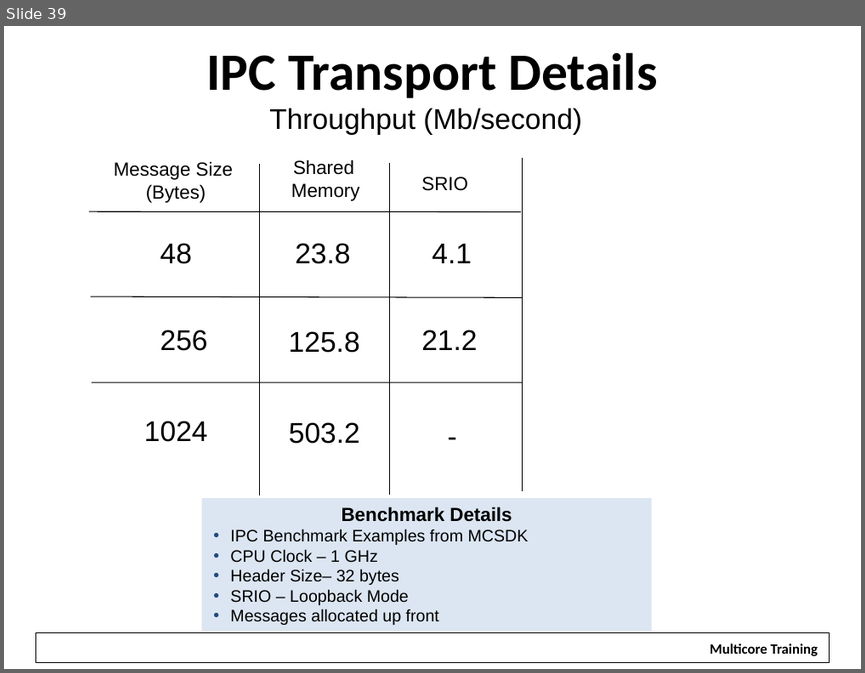
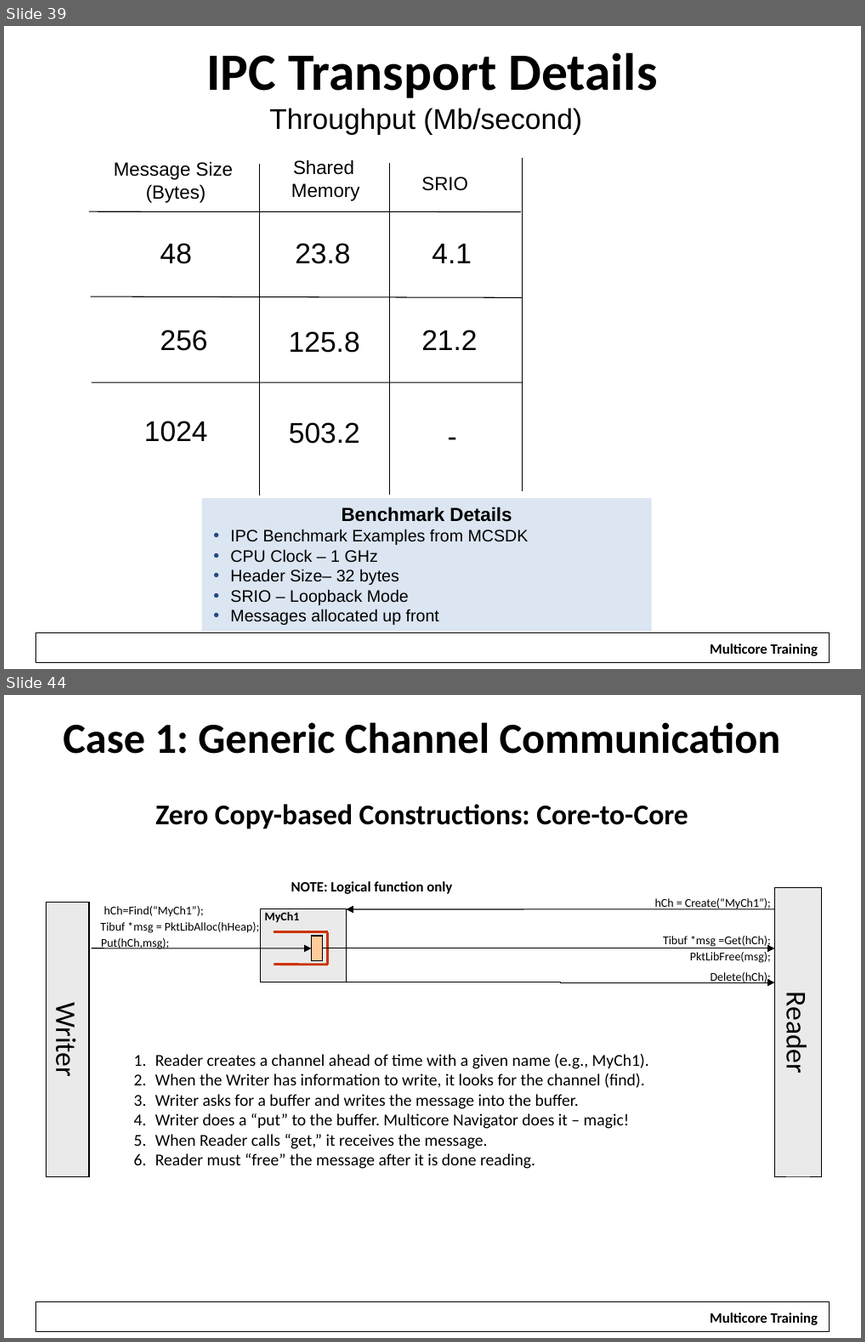
Before and after one commit to hari1989/keystone-workshop, a slide deck: preliminary/Working/presentations/KeyStoneII_ IPC.pptx. Shown one above the other, each under a label of ours: slide 39 before the commit, slides 39 and 44 after it; the slides between them are not shown. The pictures are 865x673 and 865x1342 pixels, drawn with LibreOffice and Linux fonts; fonts in the diff are those of the drawing; background and template pictures are left out. Boxes give left, top, right and bottom in pixels: in the first picture for what was removed or moved away, otherwise in the second. Text is boxed around its words. In the diff, an @@ line names an element or a change of style, - is before the commit and + after.

```diff
--- a/preliminary/Working/presentations/KeyStoneII_ IPC.pptx
+++ b/preliminary/Working/presentations/KeyStoneII_ IPC.pptx
@@ slide 44 added at (4,695,861,1338), background #FFFFFF; not listed: 2 template elements that a slide beside it also shows @@
@@ title added at (63,722,781,829), 24 pt, text #000000, bold @@
+Case 1: Generic Channel Communication
+Zero Copy-based Constructions: Core-to-Core
@@ text added at (291,881,452,894), 12 pt, text #000000, bold @@
+NOTE: Logical function only
@@ text added at (655,898,771,910), 10 pt, text #000000 @@
+hCh = Create(“MyCh1”);
@@ rectangle added at (774,888,822,1178), fill #EAEAEA, outline #000000 0.75 pt, 24 pt, text #000000 @@
+Reader
@@ rectangle added at (46,902,89,1178), fill #EAEAEA, outline #000000 0.75 pt, 24 pt, text #000000 @@
+Writer
@@ text added at (100,922,259,933), 10 pt, text #000000 @@
+Tibuf *msg = PktLibAlloc(hHeap);
@@ text added at (104,906,204,917), 10 pt, text #000000 @@
+hCh=Find(“MyCh1”);
@@ rectangle added at (260,909,346,982), fill #EAEAEA, outline #000000 0.75 pt, 10 pt, text #000000, bold @@
+MyCh1
@@ arrow added from (774, 909) to (346, 909), #000000 0.75 pt @@
@@ arrow added from (92, 947) to (312, 948), #000000 0.75 pt @@
@@ text added at (101,938,169,949), 10 pt, text #000000 @@
+Put(hCh,msg);
@@ line added from (274, 931) to (328, 931), #CC3300 2 pt @@
@@ rectangle added at (312,936,323,960), fill #FFCC99, outline #000000 0.75 pt @@
@@ elbow arrow added from (322, 947) to (774, 948), #000000 0.75 pt @@
@@ line added from (328, 964) to (328, 931), #CC3300 2 pt @@
@@ text added at (663,936,771,947), 10 pt, text #000000 @@
+Tibuf *msg =Get(hCh);
@@ line added from (274, 964) to (328, 964), #CC3300 2 pt @@
@@ text added at (690,951,771,963), 10 pt, text #000000 @@
+PktLibFree(msg);
@@ text added at (710,972,771,984), 10 pt, text #000000 @@
+Delete(hCh);
@@ elbow arrow added from (346, 982) to (774, 982), #000000 0.75 pt @@
@@ text added at (155,1054,649,1168), 14 pt, text #000000 @@
+1. Reader creates a channel ahead of time with a given name (e.g., MyCh1).
+2. When the Writer has information to write, it looks for the channel (find).
+3. Writer asks for a buffer and writes the message into the buffer.
+4. Writer does a “put” to the buffer. Multicore Navigator does it – magic!
+5. When Reader calls “get,” it receives the message.
+6. Reader must “free” the message after it is done reading.
```
Also in this commit, not shown: 9 other slides added.
